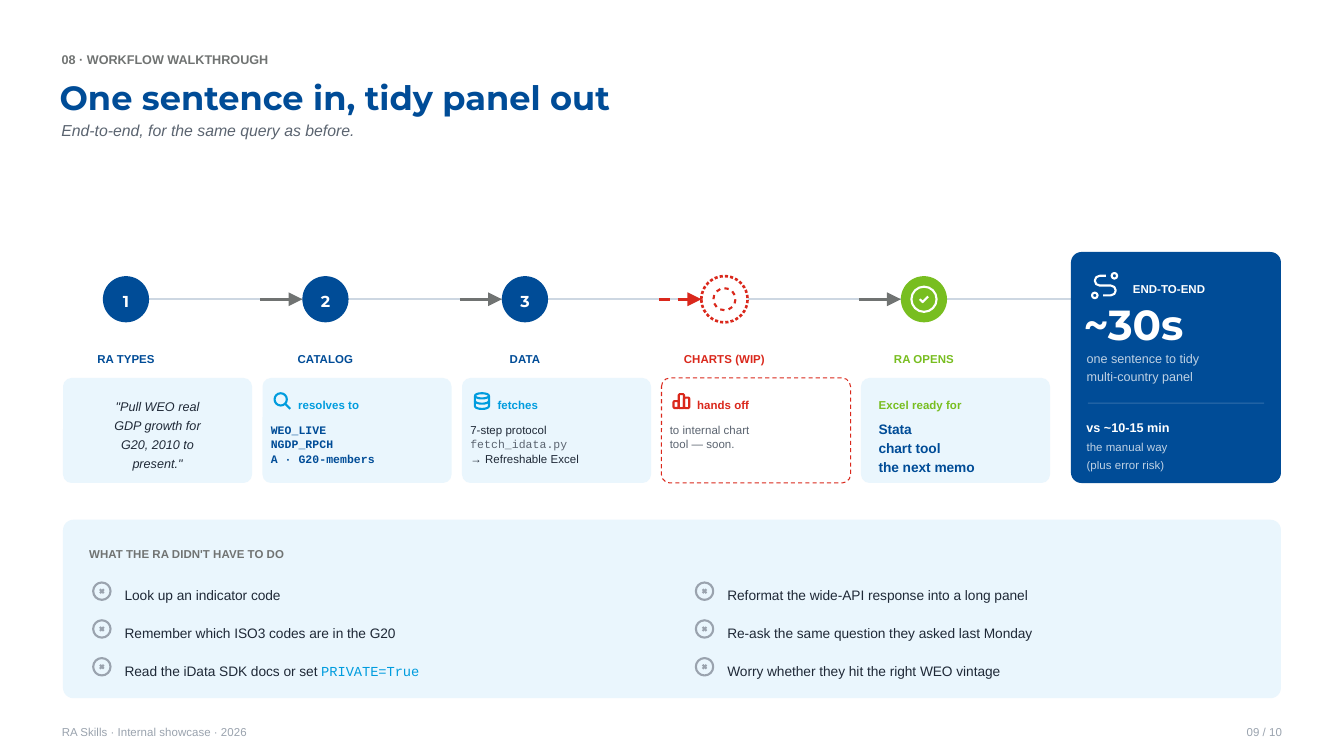
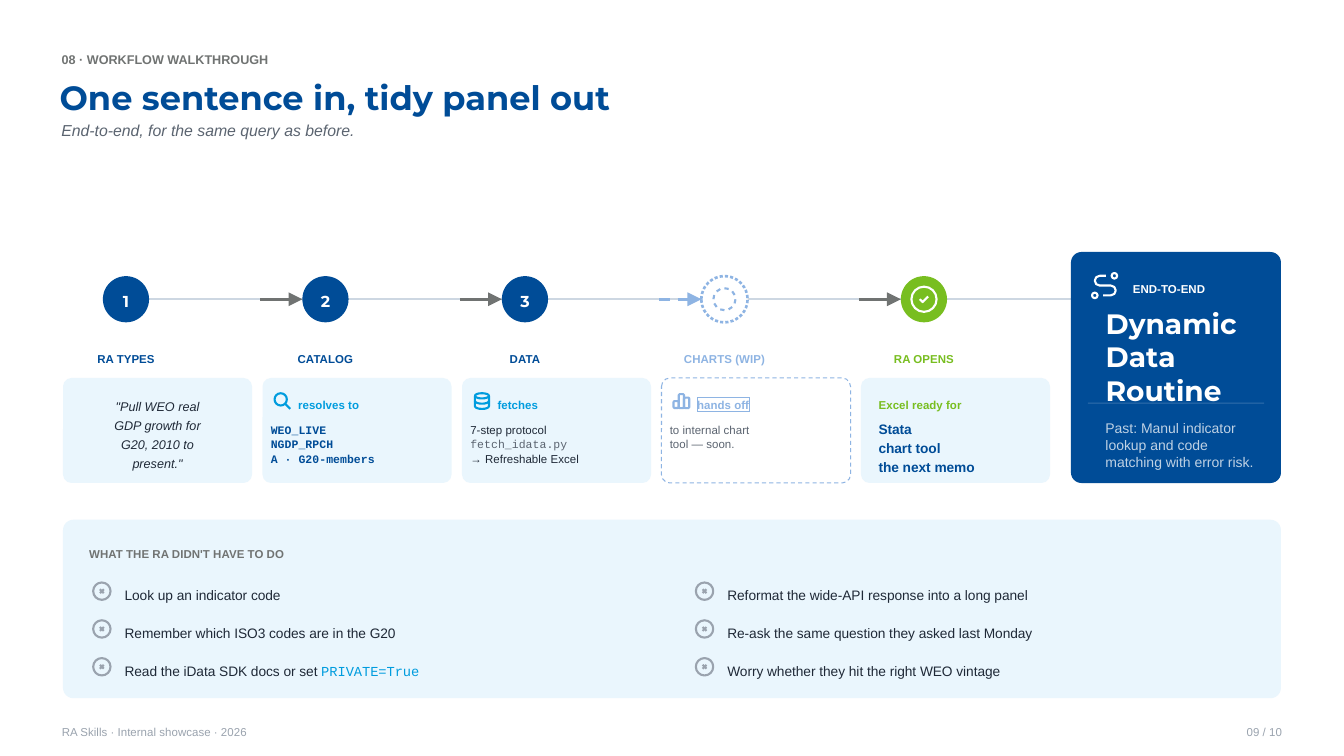
Before and after one commit to johnsonice/RA-Skills, a slide deck: slide 9 of docs/decks/RA-Skills-Showcase.pptx. Drawn at 1344x756 pixels with LibreOffice and Linux fonts; fonts in the diff are those of the drawing. Boxes give left, top, right and bottom in pixels: in the first picture for what was removed or moved away, otherwise in the second. Text is boxed around its words. In the diff, an @@ line names an element or a change of style, - is before the commit and + after.

Commit message:
update ppt

```diff
--- a/docs/decks/RA-Skills-Showcase.pptx
+++ b/docs/decks/RA-Skills-Showcase.pptx
@@ arrow (659, 299) - (702, 299): stroke #DA281C 1.87 pt dashed to #8EB4E3 1.87 pt dashed @@
@@ ellipse at (702, 276, 748, 323): outline #DA281C 1.87 pt to #8EB4E3 1.87 pt @@
@@ text at (1106, 312, 1237, 402): text changed; size 30 to 20 pt @@
-~30s
+Dynamic
+Data
+Routine
@@ text "CHARTS (WIP)" at (684, 355, 764, 365): text colour #DA281C to #8EB4E3 @@
@@ rounded rectangle at (661, 378, 851, 483): outline #DA281C 0.75 pt dashed to #8EB4E3 0.75 pt dashed @@
@@ outline #DA281C 1.5 pt to #8EB4E3 1.5 pt in 12 elements at (717, 289, 721, 291), (714, 295, 715, 299), (715, 303, 717, 308), (721, 310, 725, 311), (729, 308, 733, 310), (735, 299, 736, 303), (732, 291, 734, 295), (725, 288, 729, 289), (674, 401, 679, 408), (685, 397, 690, 407), (679, 394, 684, 408), (675, 408, 687, 409) @@
@@ rectangle "hands off" at (698, 397, 750, 411): text colour #DA281C to #8EB4E3; outline none to #8EB4E3 0.75 pt @@
@@ group removed at (1086, 354, 1200, 454): 4 texts @@
-one sentence to tidy
-multi-country panel
-vs ~10-15 min
-the manual way
@@ text at (1105, 423, 1254, 470): text changed; size 8.2 to 10 pt @@
-(plus error risk)
+Past: Manul indicator lookup and code matching with error risk.
```
Also in this commit, not shown: 7 other slides changed, 1 slide added, 1 slide removed.
